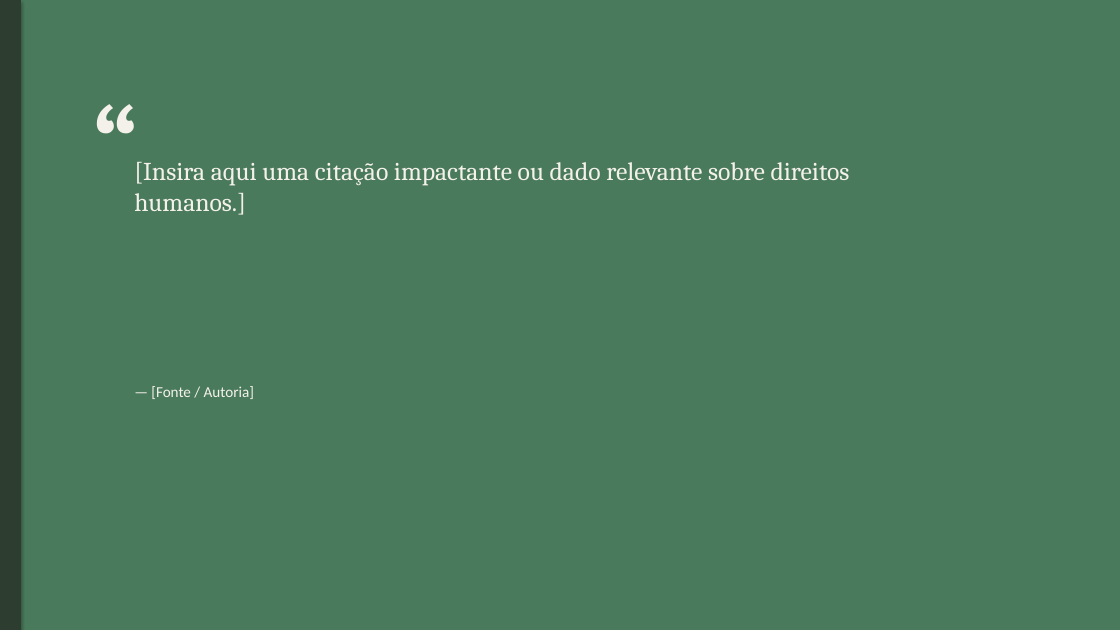
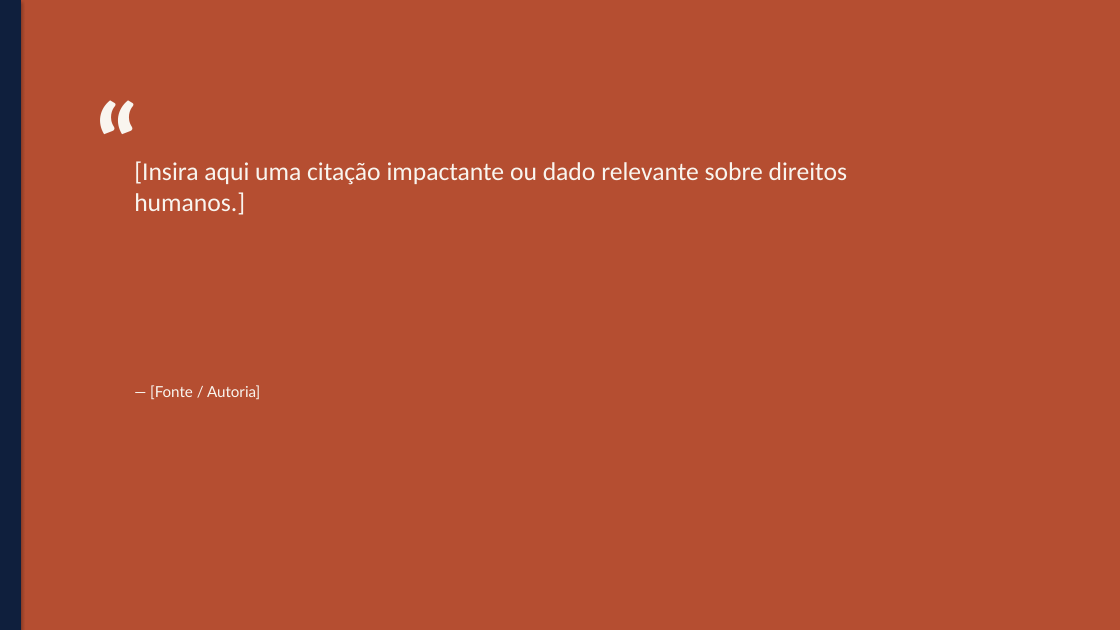
Before and after one commit to hugobelmorais-oss/site-obuntu, a slide deck: slide 4 of assets/templates/dignitatis_apresentacao.pptx. Drawn at 1120x630 pixels with LibreOffice and Linux fonts; fonts in the diff are those of the drawing. Boxes give left, top, right and bottom in pixels: in the first picture for what was removed or moved away, otherwise in the second. Text is boxed around its words. In the diff, an @@ line names an element or a change of style, - is before the commit and + after.

```diff
--- a/assets/templates/dignitatis_apresentacao.pptx
+++ b/assets/templates/dignitatis_apresentacao.pptx
@@ background #4A7A5C to #B54E31 @@
@@ rectangle at box(0, 0, 21, 630): fill #2D3D2F to #0F1F3D @@
@@ text "“" at box(84, 67, 252, 193): font Cambria to Calibri, text colour #F4F1EB to #F9F5EF @@
@@ text "[Insira aqui uma citação impactante ..." at box(134, 161, 847, 215): font Cambria to Calibri, text colour #F4F1EB to #F9F5EF @@
@@ text "— [Fonte / Autoria]" at box(150, 385, 260, 399): font Calibri to Lato, text colour #F4F1EB to #F9F5EF @@
```
Also in this commit, not shown: 4 other slides changed, 15 other files.
